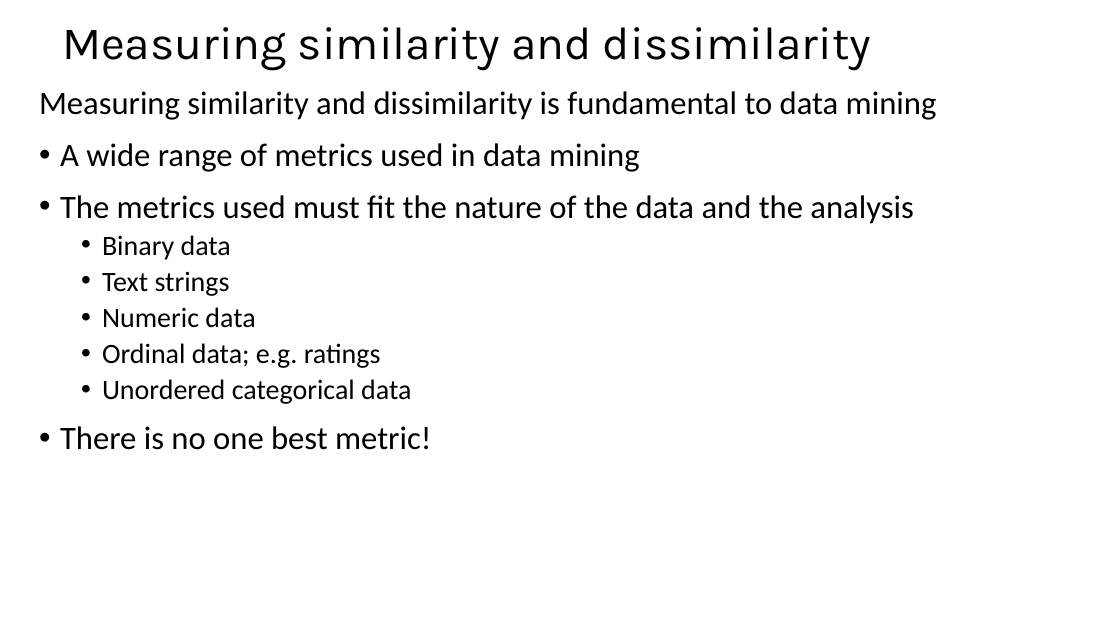
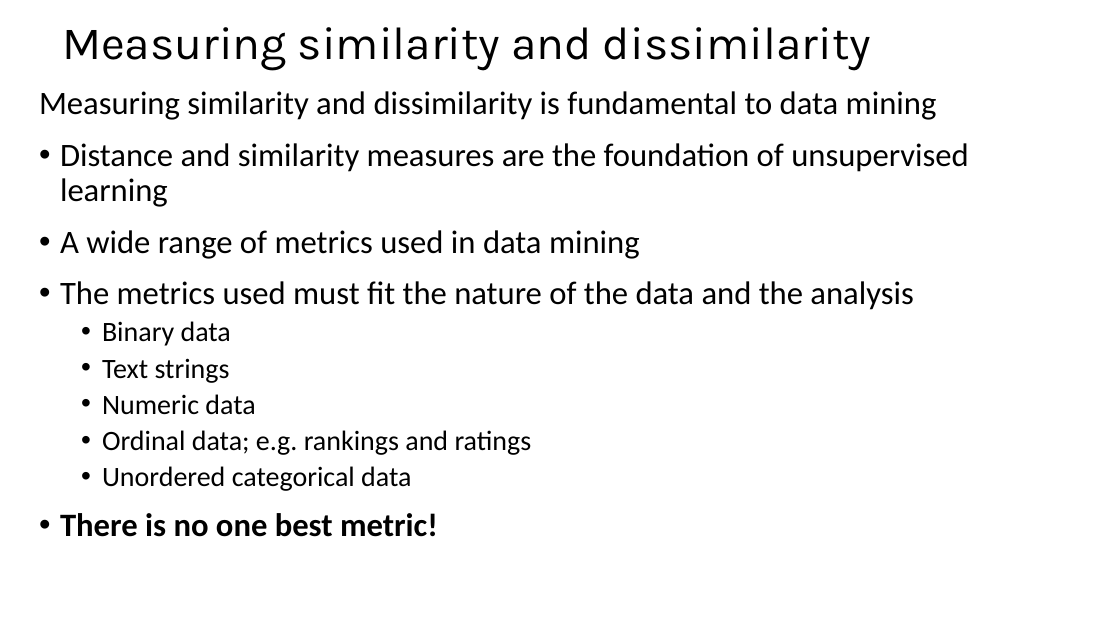
Before and after one commit to StephenElston/CSCI-E-108, a slide deck: slide 3 of slides/4_DistanceAndSimilarityMeasures_Part1.pptx. Drawn at 1120x630 pixels with LibreOffice and Linux fonts; fonts in the diff are those of the drawing. Boxes give left, top, right and bottom in pixels: in the first picture for what was removed or moved away, otherwise in the second. Text is boxed around its words. In the diff, an @@ line names an element or a change of style, - is before the commit and + after.

```diff
--- a/slides/4_DistanceAndSimilarityMeasures_Part1.pptx
+++ b/slides/4_DistanceAndSimilarityMeasures_Part1.pptx
@@ text at (x1=60, y1=143, x2=969, y2=207): paragraph added @@
+• Distance and similarity measures are the foundation of unsupervised learning
@@ text at (x1=102, y1=430, x2=532, y2=455): text changed @@
-  • Ordinal data; e.g. ratings
+  • Ordinal data; e.g. rankings and ratings
@@ text at (x1=60, y1=513, x2=438, y2=537): bold on in "There is no one best metric!" @@
```
Also in this commit, not shown: 7 other slides changed, 7 slides added.
